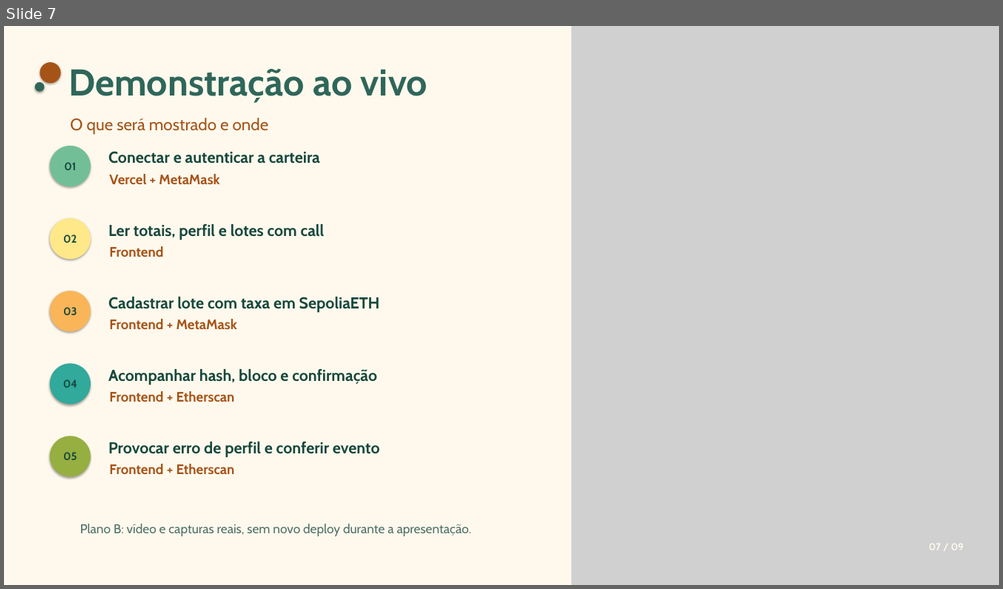
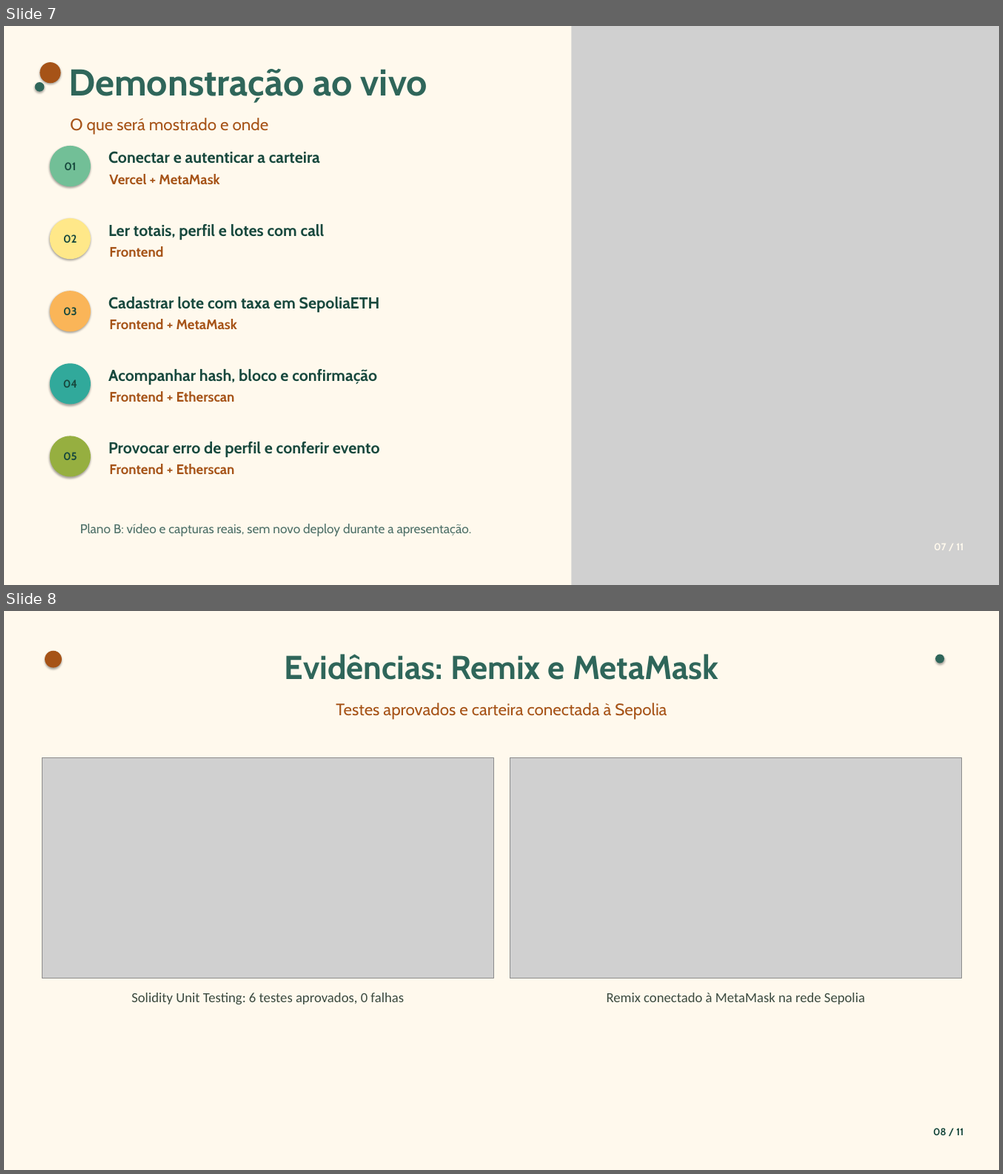
Before and after one commit to JulianaBallin/EcoOrigem, a slide deck: docs/slides/apresentacao-ecoorigem.pptx. Shown one above the other, each under a label of ours: slide 7 before the commit, slides 7 and 8 after it. The pictures are 1003x589 and 1003x1174 pixels, drawn with LibreOffice and Linux fonts; fonts in the diff are those of the drawing; grey boxes stand for pictures. Boxes give left, top, right and bottom in pixels: in the first picture for what was removed or moved away, otherwise in the second. Text is boxed around its words. In the diff, an @@ line names an element or a change of style, - is before the commit and + after.

```diff
--- a/docs/slides/apresentacao-ecoorigem.pptx
+++ b/docs/slides/apresentacao-ecoorigem.pptx
@@ slide 8 added at box(4, 611, 999, 1170), background #FFF9ED @@
@@ ellipse added at box(45, 651, 62, 668), fill #A65317 @@
@@ text added at box(284, 654, 718, 680), 48 pt, text #2F665A, bold @@
+Evidências: Remix e MetaMask
@@ ellipse added at box(935, 654, 944, 664), fill #2F665A @@
@@ text added at box(336, 703, 666, 720), 24 pt, text #A65317 @@
+Testes aprovados e carteira conectada à Sepolia
@@ picture added at box(42, 758, 494, 979) @@
@@ picture added at box(509, 758, 962, 979) @@
@@ text added at box(131, 993, 404, 1005), 20 pt, text #3B4A3F @@
+Solidity Unit Testing: 6 testes aprovados, 0 falhas
@@ text added at box(606, 993, 865, 1005), 20 pt, text #3B4A3F @@
+Remix conectado à MetaMask na rede Sepolia
@@ text added at box(933, 1128, 963, 1136), 14.5 pt, text #17483D, bold @@
+08 / 11
@@ slide 7 changed as well @@
@@ text at box(933, 544, 963, 551): text changed @@
-07 / 09
+07 / 11
```
Also in this commit, not shown: 8 other slides changed, 1 other slide added, 8 other files.
